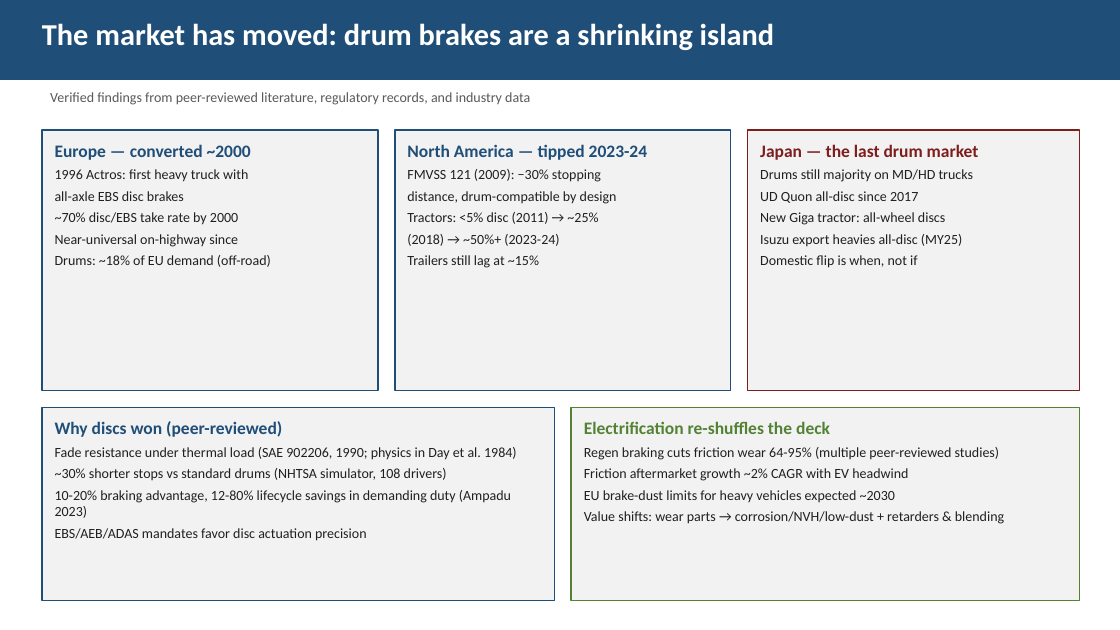
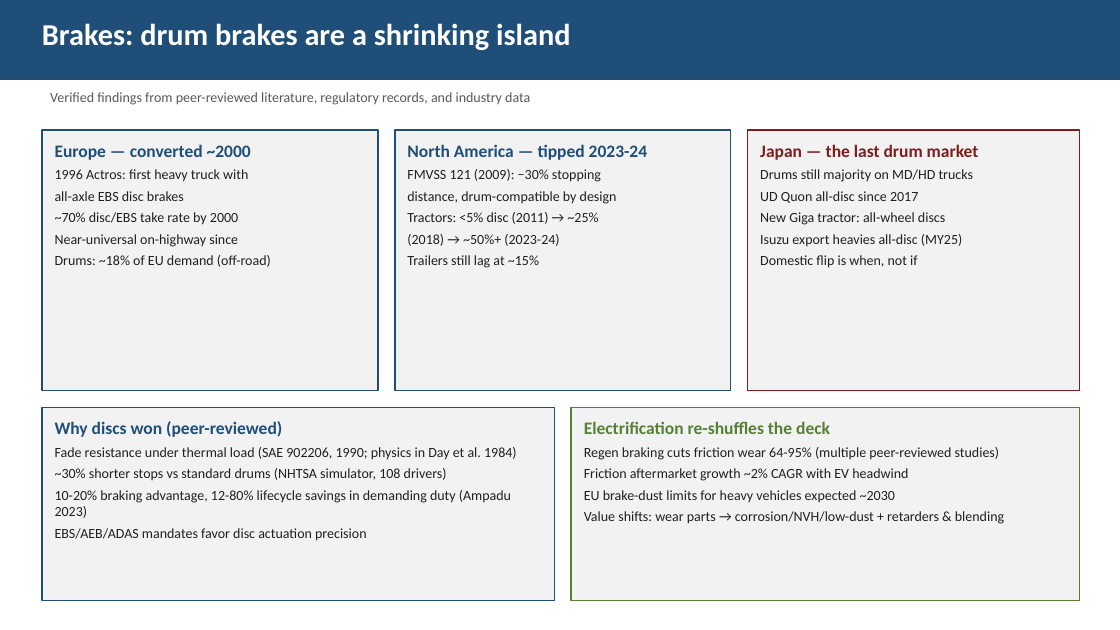
Before and after one commit to charette-lab/Claude, a slide deck: slide 2 of TBK_rd_gap_slides.pptx. Drawn at 1120x630 pixels with LibreOffice and Linux fonts; fonts in the diff are those of the drawing. Boxes give left, top, right and bottom in pixels: in the first picture for what was removed or moved away, otherwise in the second. Text is boxed around its words. In the diff, an @@ line names an element or a change of style, - is before the commit and + after.

```diff
--- a/TBK_rd_gap_slides.pptx
+++ b/TBK_rd_gap_slides.pptx
@@ text in rectangle at bbox=[42, 23, 570, 50]: text changed @@
-The market has moved: drum brakes are a shrinking island
+Brakes: drum brakes are a shrinking island
```
Also in this commit, not shown: 3 other slides changed, 2 slides added.
